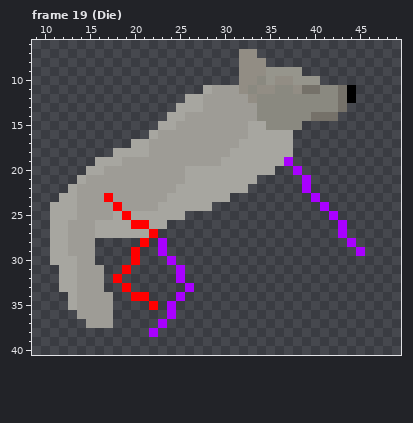
Two states of a pixel-art file, resources/sprites/enemies/wolf/wolf.aseprite. The first picture shows the starting point.
50x50 pixels, 19 frames. Colours within 5 levels of each other are drawn and written as one. Shown: frame 19 (Die): x 9..49, y 6..40.
The same view after the edit:
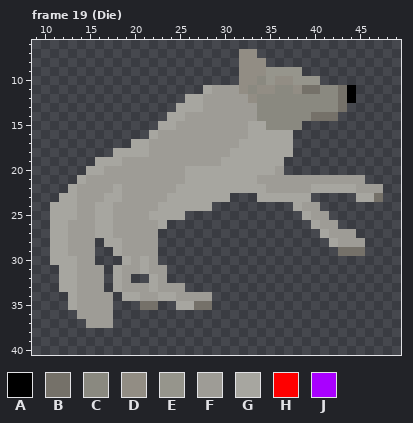
Palette (. is transparent): A #000000  B #757169  C #8a8980  D #928d84  E #96958c  F #9e9c96  G #a7a6a0  H #ff0000  J #a900ff
The exact change:
Frame 19 (Die), layers "close legs", "behind legs":
y 19: x 37 J -> .
y 20: x 36 . -> F; x 38 J -> .
y 21: x 34..45 .....J...... -> FFFFFFFFFFFF
y 22: x 18 F -> G; x 33..47 ......J........ -> GGFFFFFGGGGGFFF
y 23: x 17..18 HF -> GG; x 34..40 ......J -> GGGGGG.; x 45..47 ... -> GGB
y 24: x 16..18 FFH -> GGF; x 38..41 ...J -> GFF.
y 25: x 16..21 FFGHGG -> GGFFFF; x 39..42 ...J -> GFF.
y 26: x 18..22 GGHHG -> FFFFF; x 40..43 ...J -> GFF.
y 27: x 18..22 GGGGH -> FFFFF; x 41..44 ..J. -> GFFF
y 28: x 17..23 ....H.J -> GGFFFF.; x 42..45 ..J. -> GFFF
y 29: x 18..23 ..H..J -> GFFFF.; x 43..45 ..J -> BBB
y 30: x 19..22 .H.. -> GFGF; x 24 J -> .
y 31: x 18..23 .H.... -> GFFGFF; x 25 J -> .
y 32: x 18..19 H. -> GF; x 22..23 .. -> GF; x 25 J -> .
y 33: x 18..26 .H......J -> GFFFGFFF.
y 34: x 19..28 .HH...J... -> GGFFGGFFFF
y 35: x 21..22 .H -> BB; x 24..28 J.... -> .GGBB
y 36: x 24 J -> .
y 37: x 23 J -> .
y 38: x 22 J -> .
Boxes around the changes in both pictures, in picture pixels (x1, y1, x2, y2):
changed: (248, 157, 383, 256)
changed: (95, 184, 212, 337)
